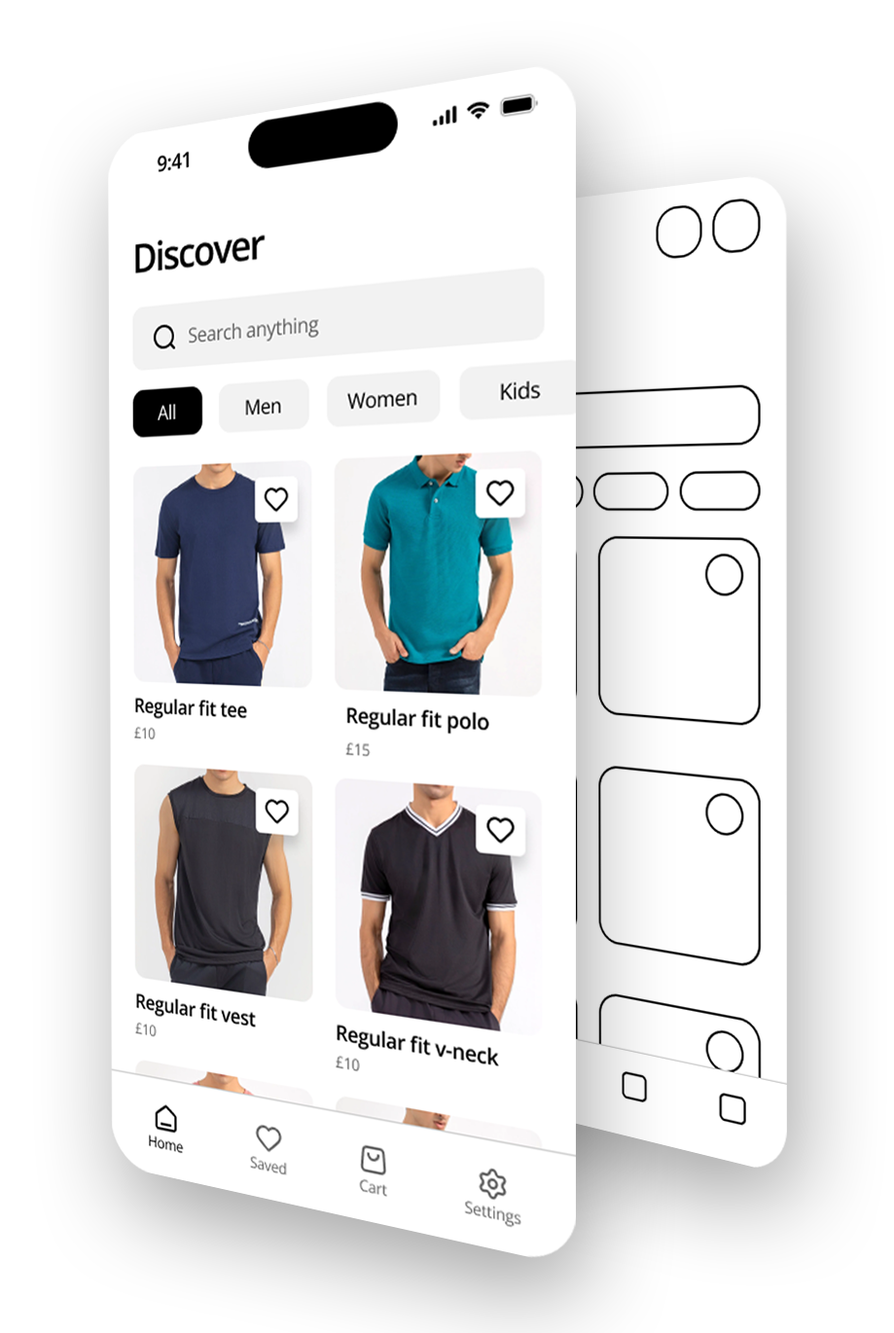
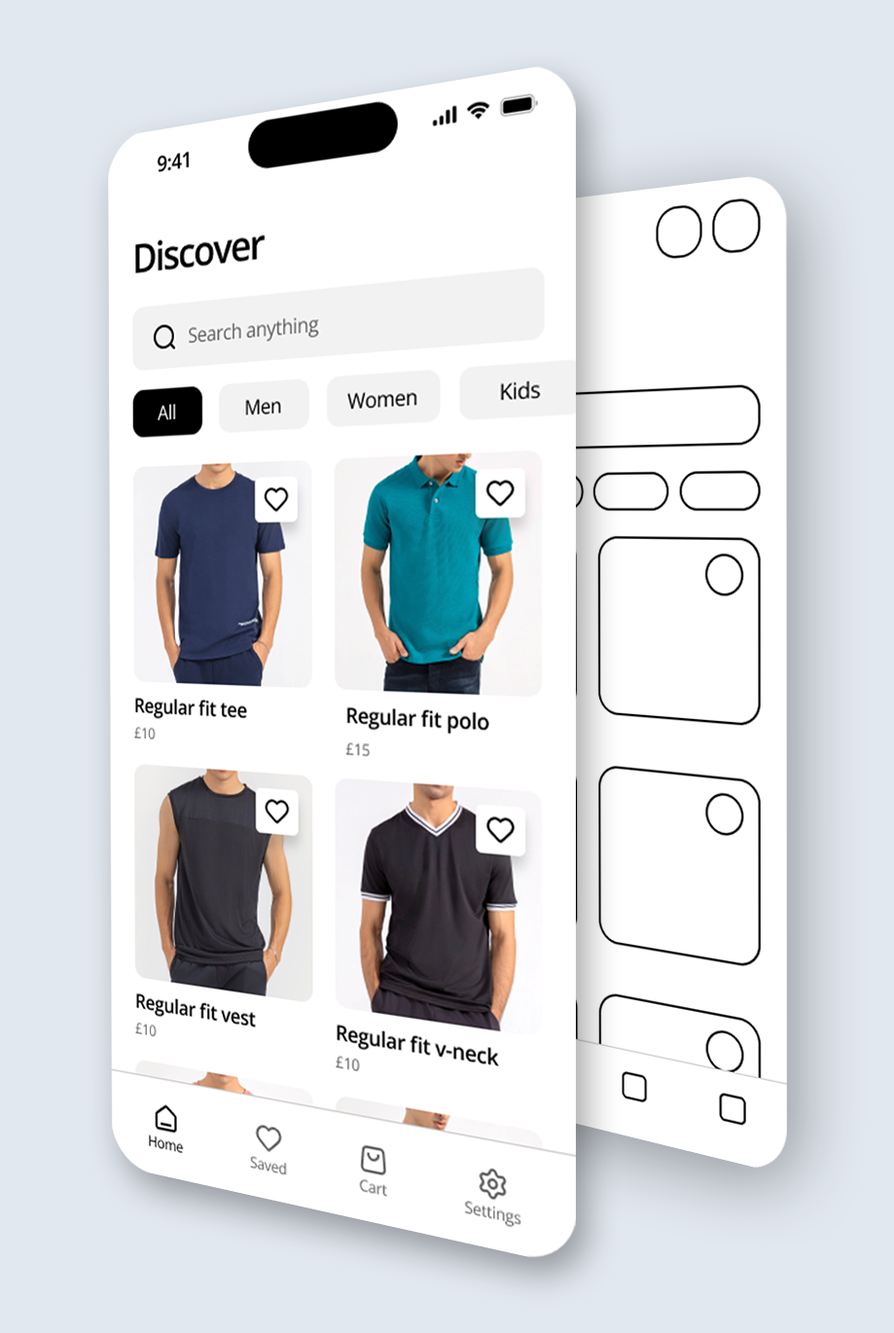
Layer changes from the first (894, 1333) image to the second:
showed "Layer 1" over (0, 0, 894, 1333)
